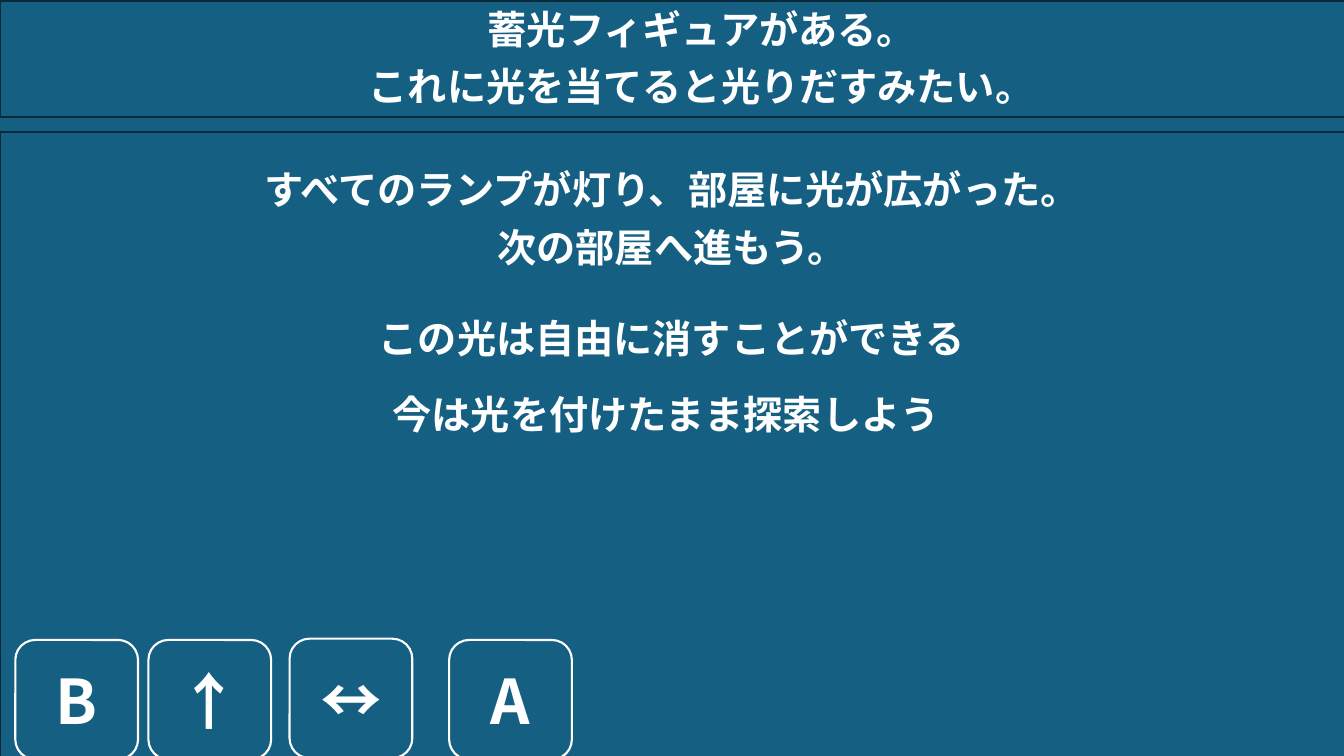
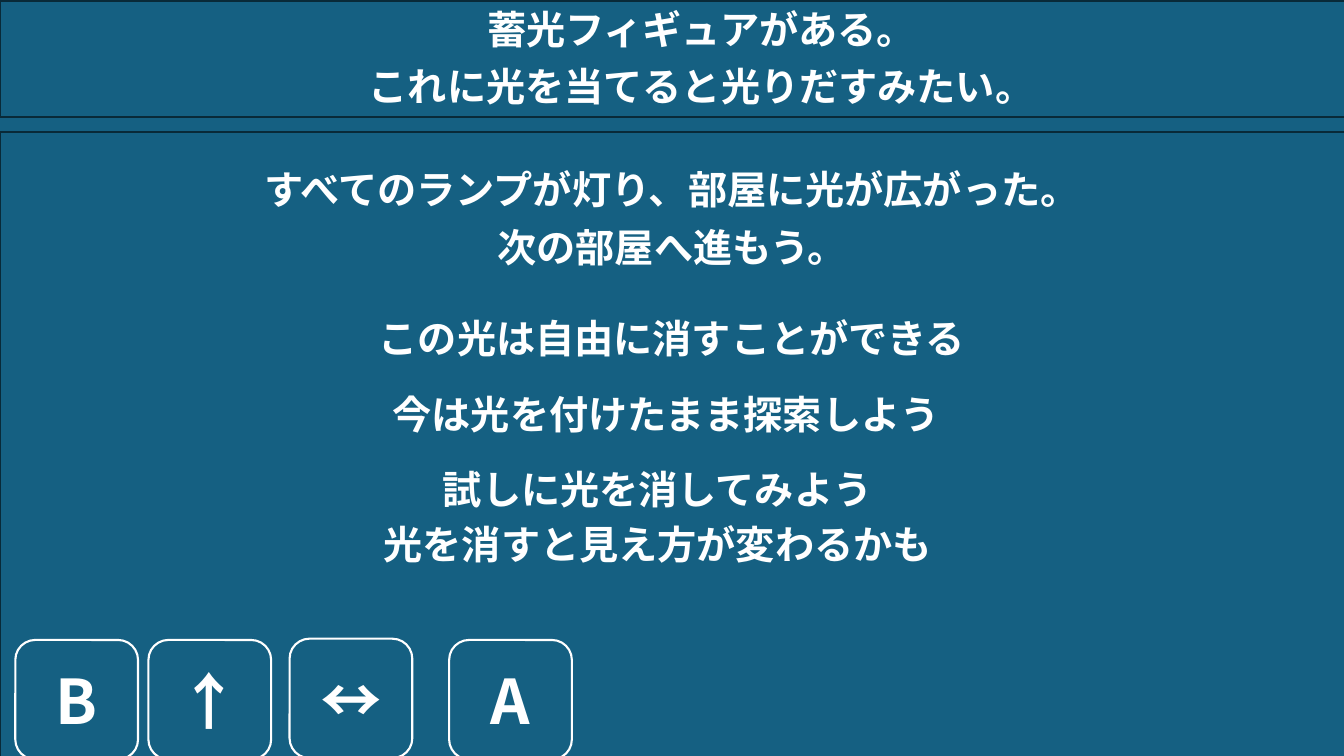
Before and after one commit to DDDpega/Guiding-Light, a slide deck: slide 6 of 素材.pptx. Drawn at 1344x756 pixels with LibreOffice and Linux fonts; fonts in the diff are those of the drawing. Boxes give left, top, right and bottom in pixels: in the first picture for what was removed or moved away, otherwise in the second. Text is boxed around its words. In the diff, an @@ line names an element or a change of style, - is before the commit and + after.

```diff
--- a/素材.pptx
+++ b/素材.pptx
@@ text added at <box>443,470,872,508</box>, 28 pt, text #FFFFFF, bold @@
+試しに光を消してみよう
@@ text added at <box>384,525,932,563</box>, 28 pt, text #FFFFFF, bold @@
+光を消すと見え方が変わるかも
```
Also in this commit, not shown: 18 other files.
